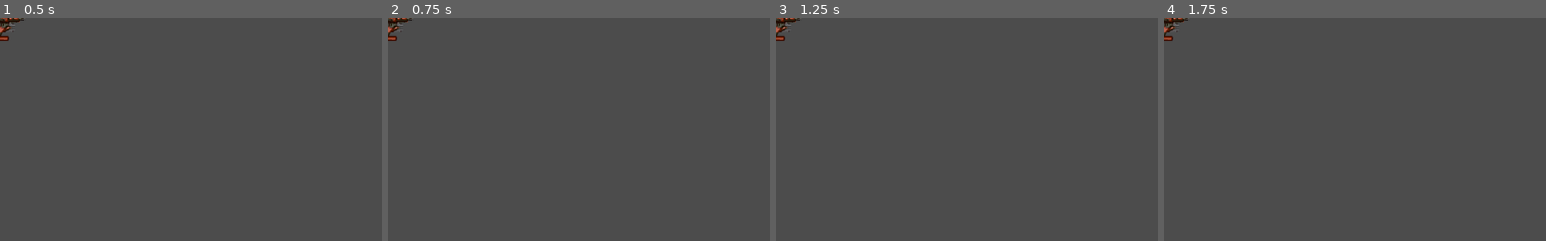
Above: before the commit, frames 1-4 (left to right).
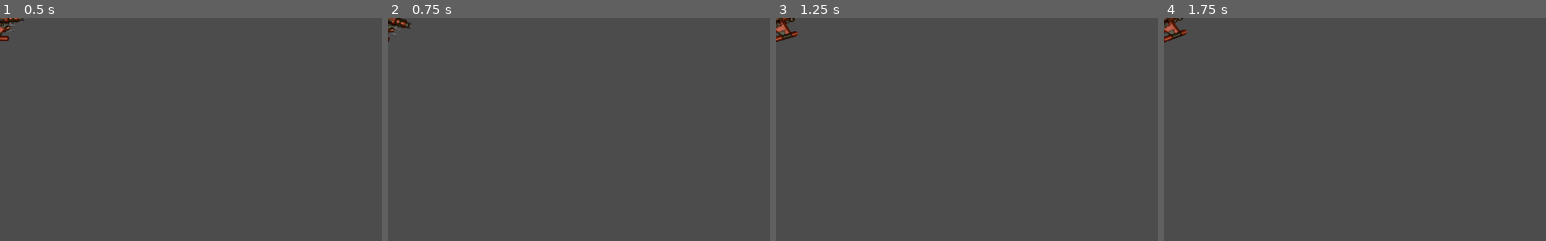
Above: after the commit, the same moments.

Repository: arch13b4ld/godot-game-engine-projects
Game: Godot game, scene res://data/player/Player.tscn
Same seed, same stepped clock (60 frames per second), same inputs: the game is played once before the commit and once after it. The project has no main scene, so this scene is started directly.
Inputs:
- Up to frame 1 (0.5 s): no input
- Up to frame 2 (0.75 s): tap Enter at 0.5 s; hold Right (rotate_right) from 0.53 s (still down)
- Up to frame 3 (1.25 s): keep holding Right (rotate_right)
- Up to frame 4 (1.75 s): tap Space at 1.25 s; release Right (rotate_right) at 1.28 s; hold Left (rotate_left) from 1.28 s (still down)
The pictures show only the part of the screen within x 0-50%, y 0-50%; the shares and areas given below are measured in that part.

Frame 1 is identical in both runs. In frame 2, 0.3% of the frame differs, in the area x 0-7%, y 0-11%; in frame 3, 0.3%; in frame 4, 0.4%, in the area x 0-7%, y 0-12%.

Commit message:
Added force and torque-based movement to Player scene

Diff:
--- a/04-space-rocks/data/player/Player.gd
+++ b/04-space-rocks/data/player/Player.gd
@@ -11,8 +11,8 @@
 export (int) var spin_power
 
 var state = null
-var thrust
-var rotation_dir
+var thrust = Vector2()
+var rotation_dir = 0
 
 func handle_input():
 	thrust = Vector2()
@@ -41,8 +41,12 @@
 
 	state = new_state
 
+func _physics_process(delta):
+	set_applied_force(thrust.rotated(rotation))
+	set_applied_torque(spin_power * rotation_dir)
+
 func _process(delta):
 	handle_input()
 
 func _ready():
-	set_state(State.INIT)
+	set_state(State.ALIVE)
